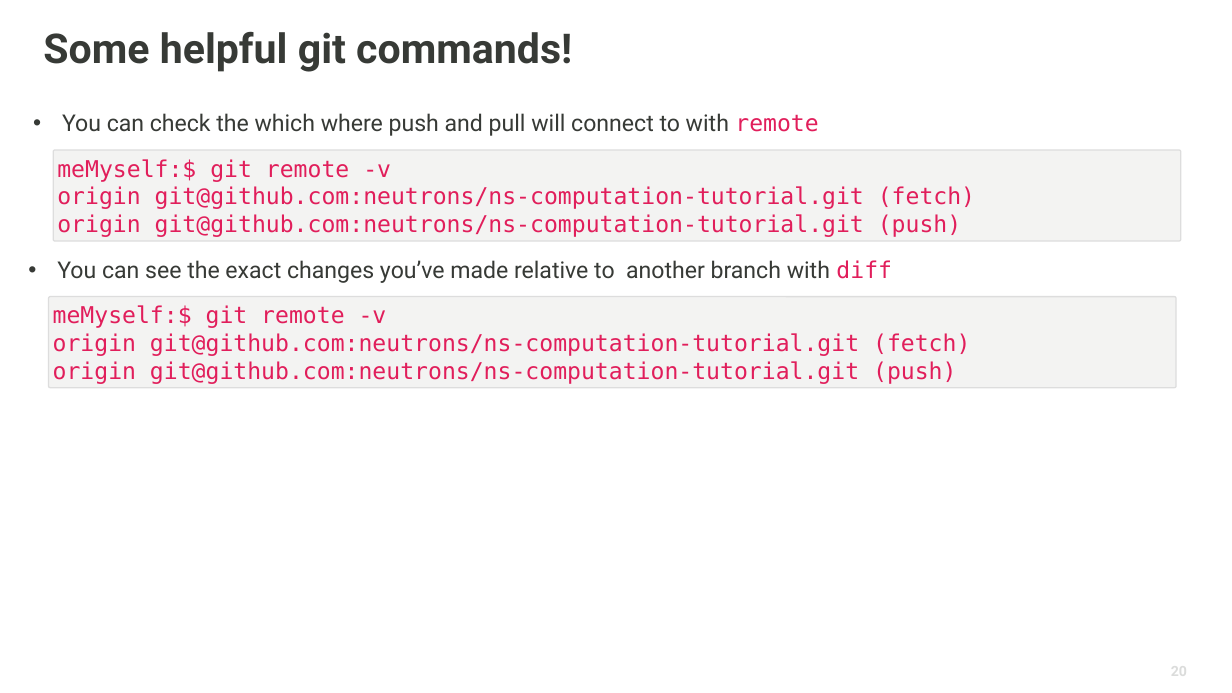
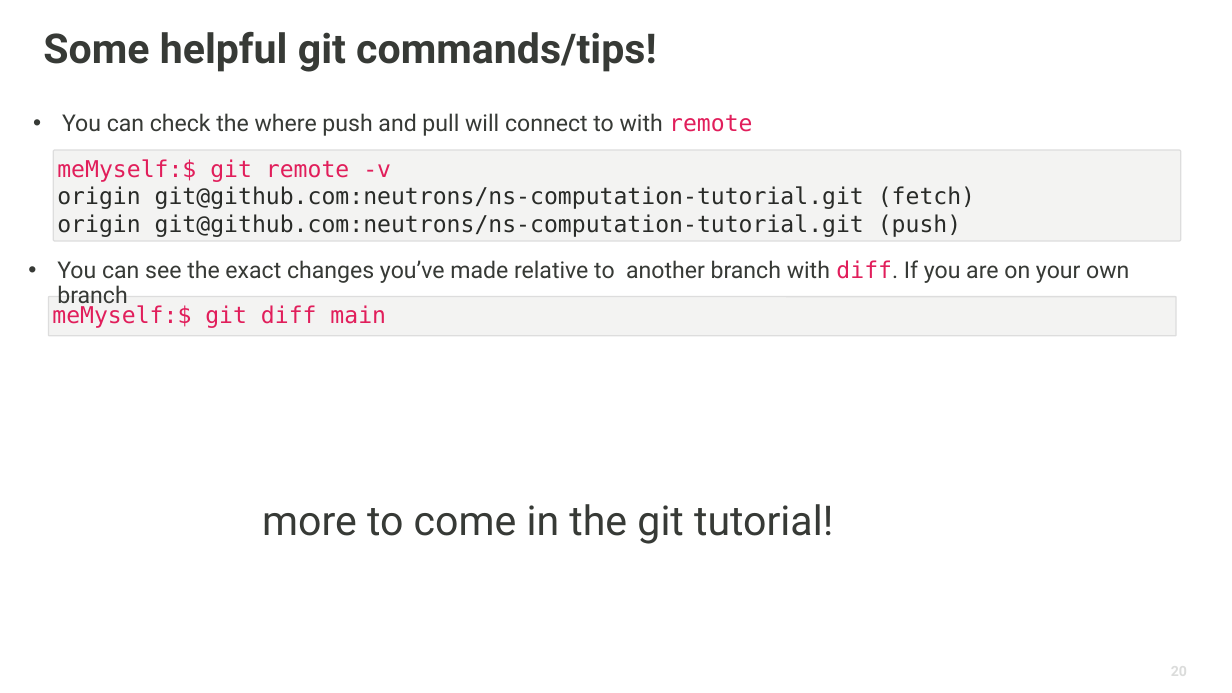
Before and after one commit to neutrons/ns-computation-tutorial, a slide deck: slide 20 of lectures/NXS_git_github_2026.pptx. Drawn at 1232x693 pixels with LibreOffice and Linux fonts; fonts in the diff are those of the drawing; background and template pictures are left out. Boxes give left, top, right and bottom in pixels: in the first picture for what was removed or moved away, otherwise in the second. Text is boxed around its words. In the diff, an @@ line names an element or a change of style, - is before the commit and + after.

Commit message:
more tweaks to git lecture

```diff
--- a/lectures/NXS_git_github_2026.pptx
+++ b/lectures/NXS_git_github_2026.pptx
@@ title at (43, 31, 656, 72): text changed @@
-Some helpful git commands!
+Some helpful git commands/tips!
@@ text at (62, 113, 752, 136): text changed @@
-• You can check the which where push and pull will connect to with remote
+• You can check the where push and pull will connect to with remote
@@ text in rounded rectangle at (57, 186, 975, 237): text colour #E11E5B to #292C28 in "origin git@github.com:neutrons/ns-computation-tutorial.git ( ...", "origin git@github.com:neutrons/ns-computation-tutorial.git ( ..." @@
@@ text at (57, 260, 1129, 308): text changed @@
-• You can see the exact changes you’ve made relative to another branch with diff
+• You can see the exact changes you’ve made relative to another branch with diff. If you are on your own branch
@@ rounded rectangle "meMyself:$ git diff main": place and size @@
-rounded rectangle "meMyself:$ git diff main" at (49, 297, 1177, 388)
+rounded rectangle "meMyself:$ git diff main" at (49, 297, 1177, 335)
@@ text in rounded rectangle at (52, 305, 386, 328): text changed @@
-meMyself:$ git remote -v
-origin git@github.com:neutrons/ns-computation-tutorial.git (fetch)
-origin git@github.com:neutrons/ns-computation-tutorial.git (push)
+meMyself:$ git diff main
@@ text added at (262, 504, 833, 544), 32 pt, text #373A36 @@
+more to come in the git tutorial!
```
Also in this commit, not shown: 6 other slides changed, 1 other file.
